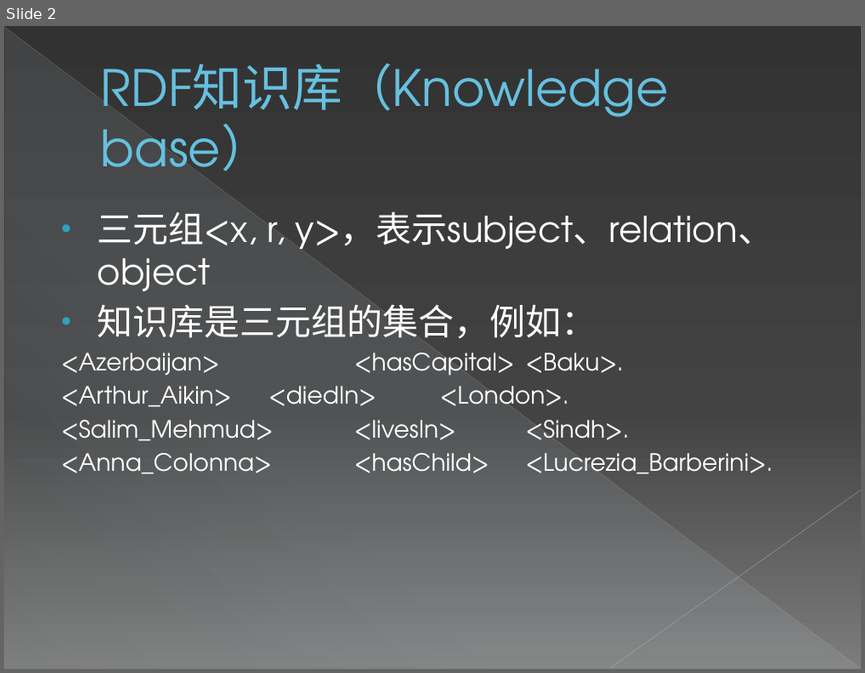
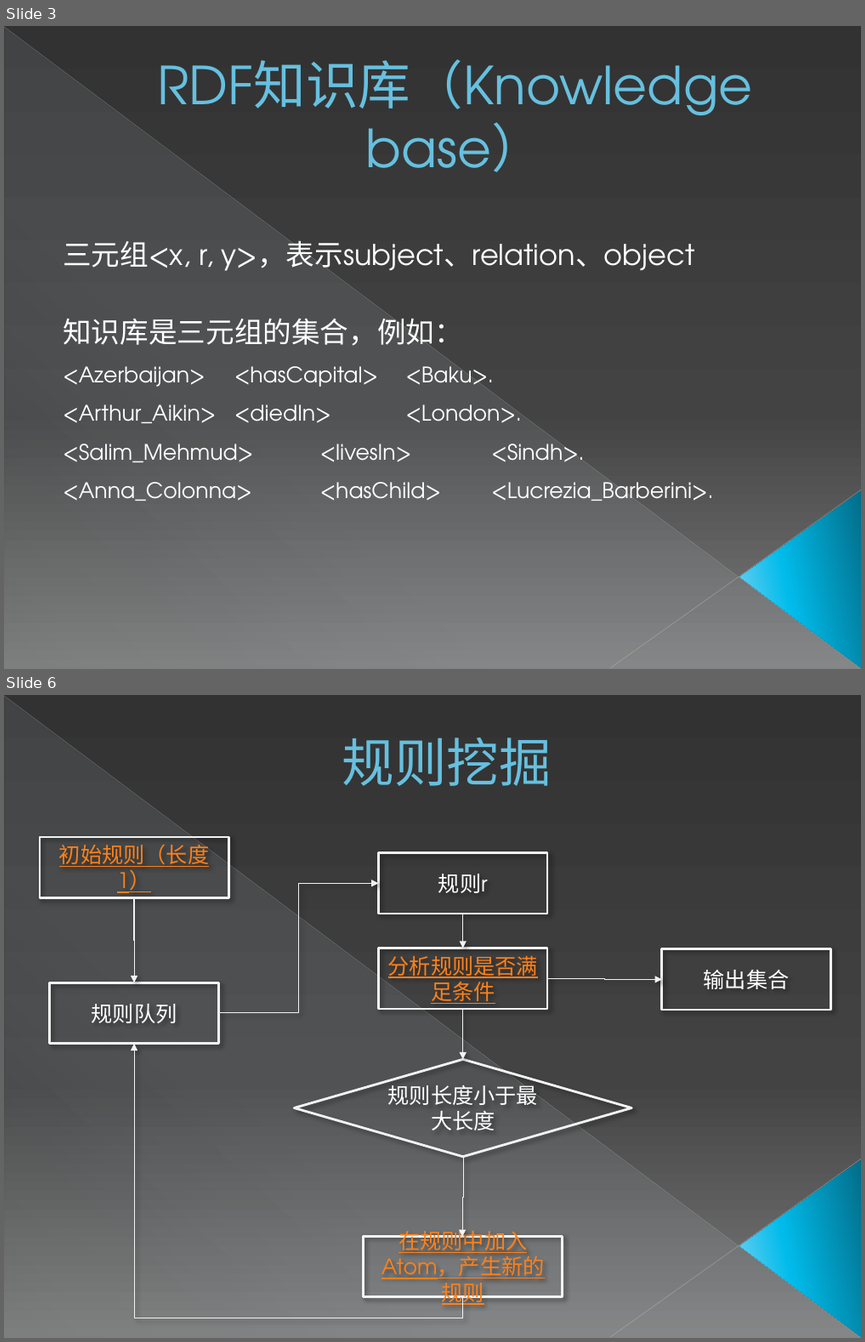
Before and after one commit to zxlzr/RuleMiner, a slide deck: 毕设答辩.pptx. Shown one above the other, each under a label of ours: slide 2 before the commit, slides 3 and 6 after it; the slides between them are not shown. The pictures are 865x673 and 865x1342 pixels, drawn with LibreOffice and Linux fonts; fonts in the diff are those of the drawing. Boxes give left, top, right and bottom in pixels: in the first picture for what was removed or moved away, otherwise in the second. Text is boxed around its words. In the diff, an @@ line names an element or a change of style, - is before the commit and + after.

```diff
--- a/毕设答辩.pptx
+++ b/毕设答辩.pptx
@@ slide 6 added at [4, 695, 861, 1338], background gradient #333333 to #444444 to #7D7D7D; not listed: 4 template elements that a slide beside it also shows @@
@@ text added at [342, 737, 551, 786], 44 pt, text #66C0E0 @@
+规则挖掘
@@ rectangle added at [40, 837, 228, 898], outline #F2F2F2 2 pt, 18 pt, text #FF8119, underline @@
+初始规则（长度1）
@@ rectangle added at [378, 852, 547, 913], outline #F2F2F2 2 pt, 18 pt, text #FFFFFF @@
+规则r
@@ elbow arrow added from (134, 898) to (134, 983), #F2F2F2 0.75 pt @@
@@ elbow arrow added from (218, 1013) to (378, 884), #F2F2F2 0.75 pt @@
@@ elbow arrow added from (463, 913) to (463, 947), #F2F2F2 0.75 pt @@
@@ rectangle added at [378, 947, 547, 1009], outline #F2F2F2 2 pt, 18 pt, text #FF8119, underline @@
+分析规则是否满足条件
@@ rectangle added at [662, 948, 831, 1009], outline #F2F2F2 2 pt, 18 pt, text #FFFFFF @@
+输出集合
@@ rectangle added at [49, 983, 218, 1043], outline #F2F2F2 2 pt, 18 pt, text #FFFFFF @@
+规则队列
@@ elbow arrow added from (547, 979) to (662, 980), #F2F2F2 0.75 pt @@
@@ elbow arrow added from (463, 1009) to (463, 1059), #F2F2F2 0.75 pt @@
@@ elbow arrow added from (463, 1297) to (134, 1043), #F2F2F2 0.75 pt @@
@@ diamond added at [295, 1059, 632, 1156], outline #F2F2F2 2 pt, 18 pt, text #FFFFFF @@
+规则长度小于最大长度
@@ elbow arrow added from (463, 1157) to (462, 1236), #F2F2F2 0.75 pt @@
@@ rectangle added at [363, 1236, 562, 1297], outline #F2F2F2 2 pt, 18 pt, text #FF8119, underline @@
+在规则中加入Atom，产生新的规则
@@ what was slide 2 is now slide 3 @@
@@ slide 3 changed as well @@
@@ text "RDF知识库（Knowledge base）" at [157, 59, 752, 172]: size 42 to 44 pt; alignment left to centre; vertical alignment middle to bottom @@
@@ text "三元组<x, r, y>，表示subject、relation、object": place and size @@
-text "三元组<x, r, y>，表示subject、relation、object" at [61, 211, 773, 474]
+text "三元组<x, r, y>，表示subject、relation、object" at [63, 240, 713, 500]
@@ text "三元组<x, r, y>，表示subject、relation、object" at [63, 240, 713, 500]: size 30 to 24 pt in "三元组<x, r, y>，表示subject、relation、object", "知识库是三元组的集合，例如："; size 20 to 18 pt in "<Azerbaijan> <hasCapital> <Baku>.", "<Arthur_Aikin> <diedIn> <London>.", "<Salim_Mehmud> <livesIn> <Sindh>.", "<Anna_Colonna> <hasChild> <Lucrezia_Barberini>."; bullet • to none; less space between paragraphs; line spacing 1 to 1.5; indent changed @@
@@ triangle added at [739, 491, 861, 668], fill gradient #036E89 to #01BCEB to #7CD1F2 @@
```
Also in this commit, not shown: 3 other slides changed, 18 other slides added.
